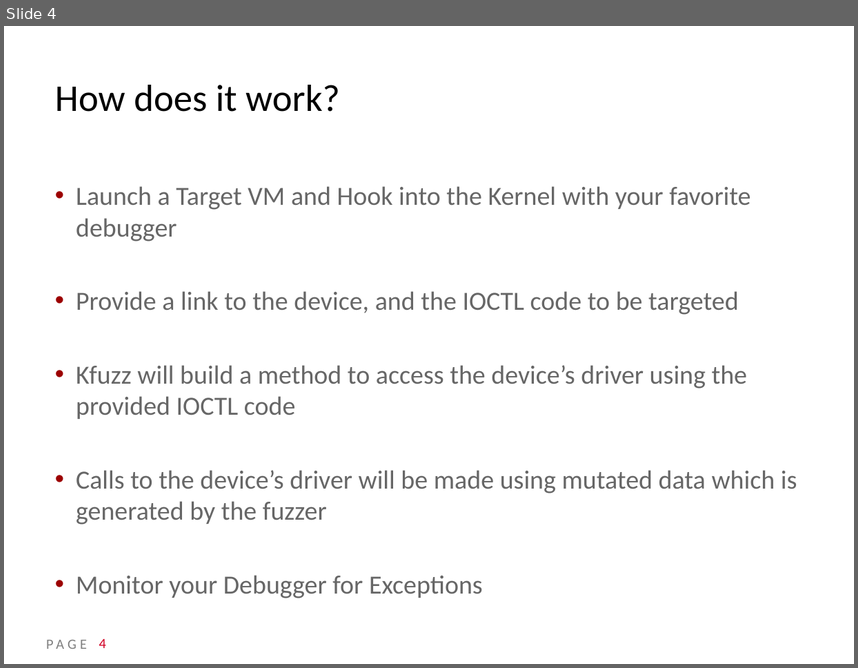
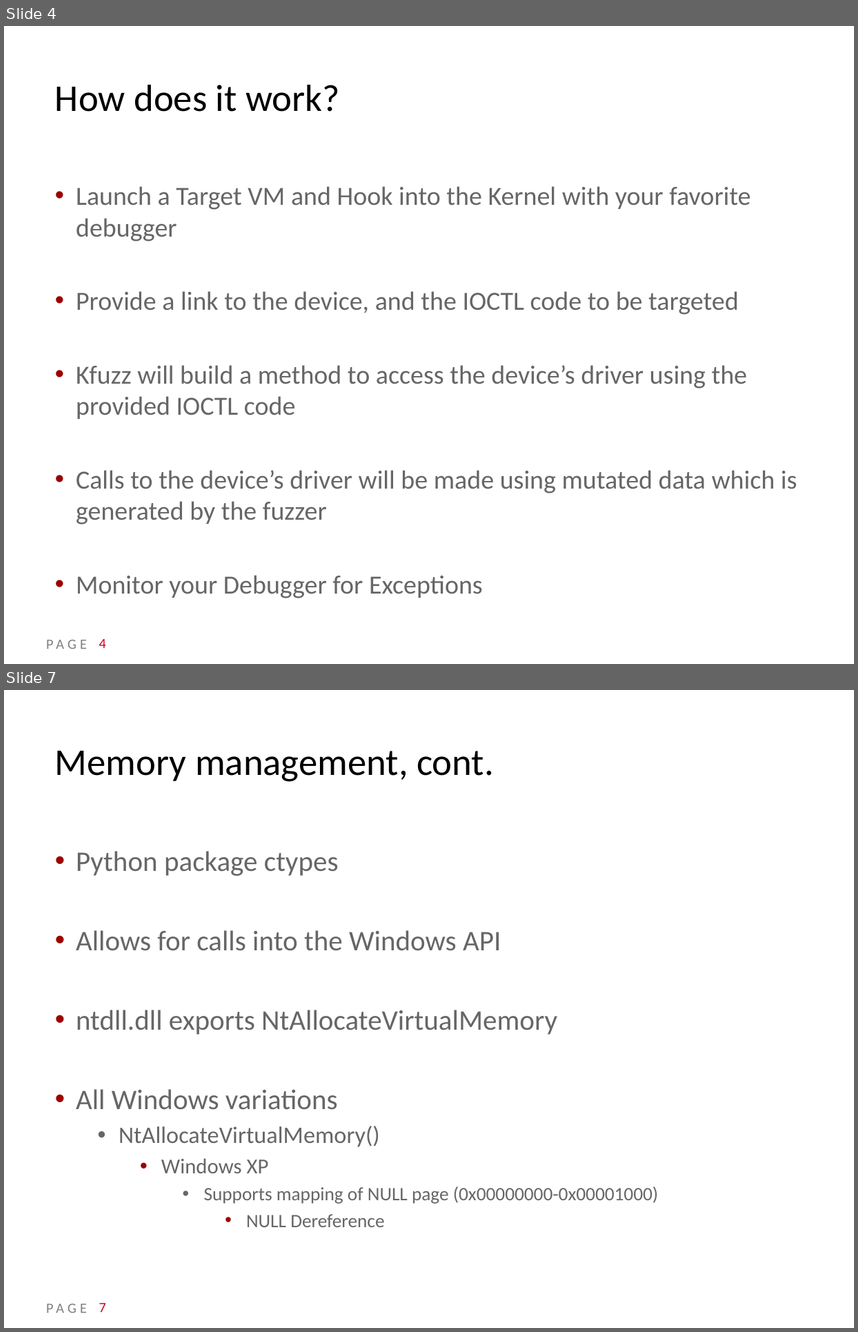
Before and after one commit to xshield360/Kfuzz, a slide deck: CORE-2013-kFuzz.pptx. Shown one above the other, each under a label of ours: slide 4 before the commit, slides 4 and 7 after it; the slides between them are not shown. The pictures are 858x668 and 858x1332 pixels, drawn with LibreOffice and Linux fonts; fonts in the diff are those of the drawing; background and template pictures are left out. Boxes give left, top, right and bottom in pixels: in the first picture for what was removed or moved away, otherwise in the second. Text is boxed around its words. In the diff, an @@ line names an element or a change of style, - is before the commit and + after.

```diff
--- a/CORE-2013-kFuzz.pptx
+++ b/CORE-2013-kFuzz.pptx
@@ slide 7 added at (4, 690, 854, 1328), background picture (left out); not listed: 1 template element that a slide beside it also shows @@
@@ title added at (55, 751, 494, 782), 32 pt, text #000000 @@
+Memory management, cont.
@@ text added at (76, 851, 658, 1227), 24 pt, text #666666 @@
+• Python package ctypes
+• Allows for calls into the Windows API
+• ntdll.dll exports NtAllocateVirtualMemory
+• All Windows variations
+  • NtAllocateVirtualMemory()
+    • Windows XP
+      • Supports mapping of NULL page (0x00000000-0x00001000)
+        • NULL Dereference
@@ page number added at (99, 1303, 106, 1312), 12 pt, text #D20025 @@
+7
```
Also in this commit, not shown: 2 slides changed, 3 other slides added.
